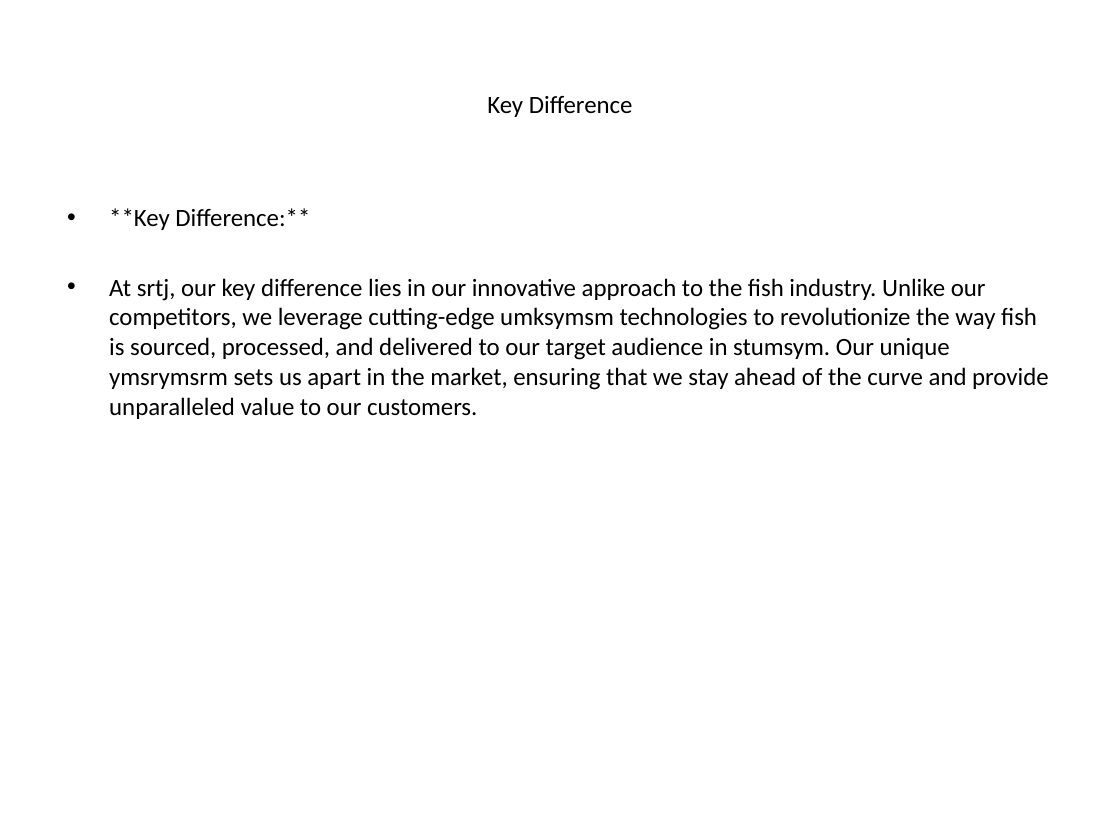
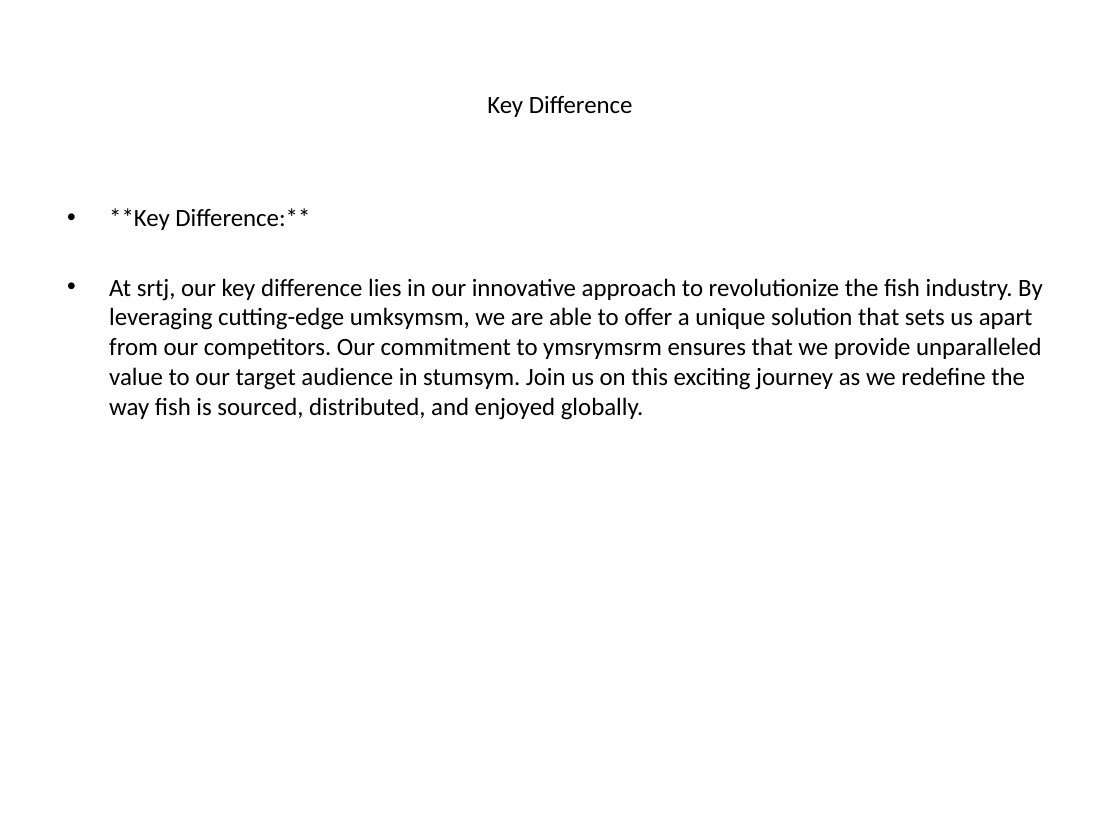
Before and after one commit to luhouyang/cantimagine, a slide deck: slide 5 of generated_ppt/_presentation.pptx. Drawn at 1120x840 pixels with LibreOffice and Linux fonts; fonts in the diff are those of the drawing. Boxes give left, top, right and bottom in pixels: in the first picture for what was removed or moved away, otherwise in the second. Text is boxed around its words. In the diff, an @@ line names an element or a change of style, - is before the commit and + after.

```diff
--- a/generated_ppt/_presentation.pptx
+++ b/generated_ppt/_presentation.pptx
@@ text at (x1=109, y1=278, x2=1042, y2=420): text changed @@
-• At srtj, our key difference lies in our innovative approach to the fish industry. Unlike our competitors, we leverage cutting-edge umksymsm technologies to revolutionize the way fish is sourced, processed, and delivered to our target audience in stumsym. Our unique ymsrymsrm sets us apart in the market, ensuring that we stay ahead of the curve and provide unparalleled value to our customers.
+• At srtj, our key difference lies in our innovative approach to revolutionize the fish industry. By leveraging cutting-edge umksymsm, we are able to offer a unique solution that sets us apart from our competitors. Our commitment to ymsrymsrm ensures that we provide unparalleled value to our target audience in stumsym. Join us on this exciting journey as we redefine the way fish is sourced, distributed, and enjoyed globally.
```
Also in this commit, not shown: 4 other slides changed, 2 other files.
